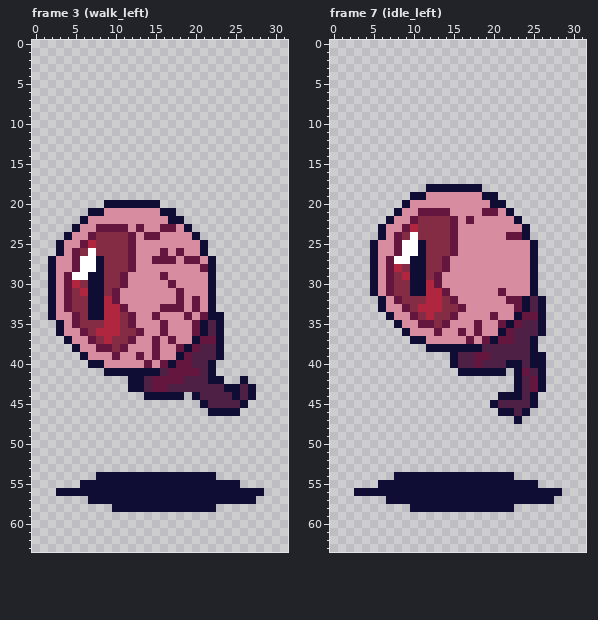
Two states of a pixel-art file, assets/enemies/enemy1.aseprite. The first picture shows the starting point.
32x64 pixels, 15 frames. Shown: frame 3 (walk_left), frame 7 (idle_left). The commit also changed other frames, which this record leaves out.
New version:
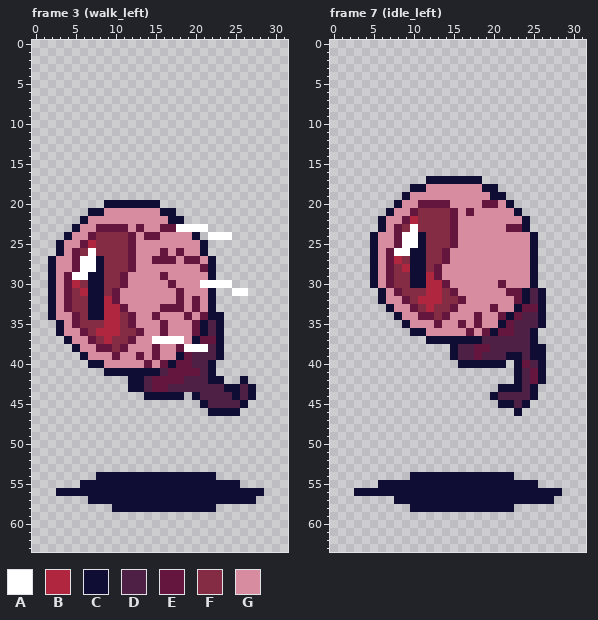
Palette (. is transparent): A #ffffff  B #b0263e  C #100d35  D #4f2045  E #65163f  F #842c43  G #d78ca0
Difference:
Changed rows in their new state; - is an unchanged pixel.
Frame 3 (walk_left):
first column x 18:
23 AAAA---
24 ----AAA
first column x 21:
30 AAAA--
31 ----AA
first column x 15:
37 AAAA---
38 ----AAA
Frame 7 (idle_left):
first column x 5:
17 -------CCCCCCC--------
18 -----CCGGGGGGGCC------
19 ----CGG-------G-C-----
20 ---CG-EEEE----EEGC----
21 --CG-EFFFFE-E-GG-GC---
22 -CG-EB------G-----GC--
23 ---EFA-----------EE---
24 CG--A-C----------GGGC-
26 --EA-C---EG-----------
27 ---BF-----------------
28 ---FB---EG------------
29 ----F--B--------------
30 --------BE------E-----
31 .CGE-FF--FE-----GEECDC
32 ---GE-B---FE-----G----
33 -.C-GEF-F-EG---E--CEE-
34 --.C-GEE-EG--E-GECEDD-
35 ---.C-GGEG-E----CED---
36 ----.CC-G--GEGECE---C.
37 -----..CCCCCCCDDDD----
38 -------...-DDEE------C
39 --------------D--CC---
40 ----------.CCCCCC.-ED-
41 -----------......--DE-
43 ----------------CC--C.
44 ---------------CDDD---
45 ---------------.CC-C.-
46 ----------------..C.--
47 ------------------.---
first column x 7:
54 -..
57 .--
Changed places in both pictures, as pixel boxes (x1, y1, x2, y2):
changed: (176, 224, 232, 240)
changed: (200, 280, 248, 296)
changed: (152, 336, 208, 352)
changed: (370, 176, 546, 424)
erased: (386, 472, 410, 504)
